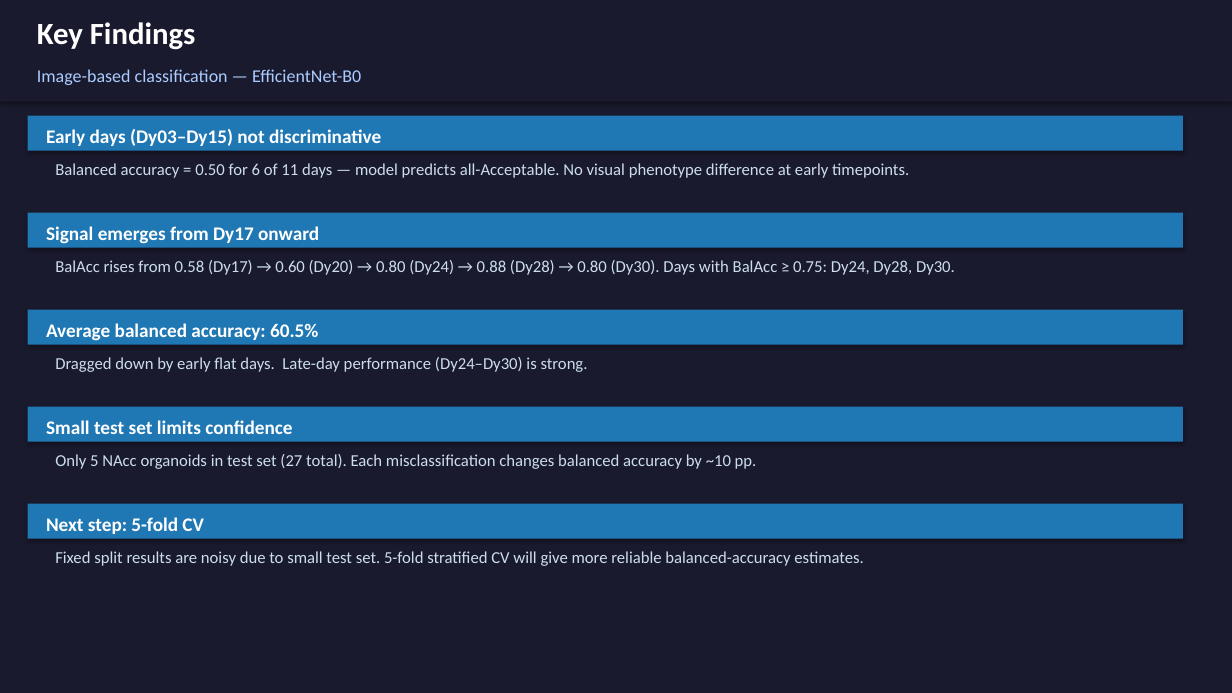
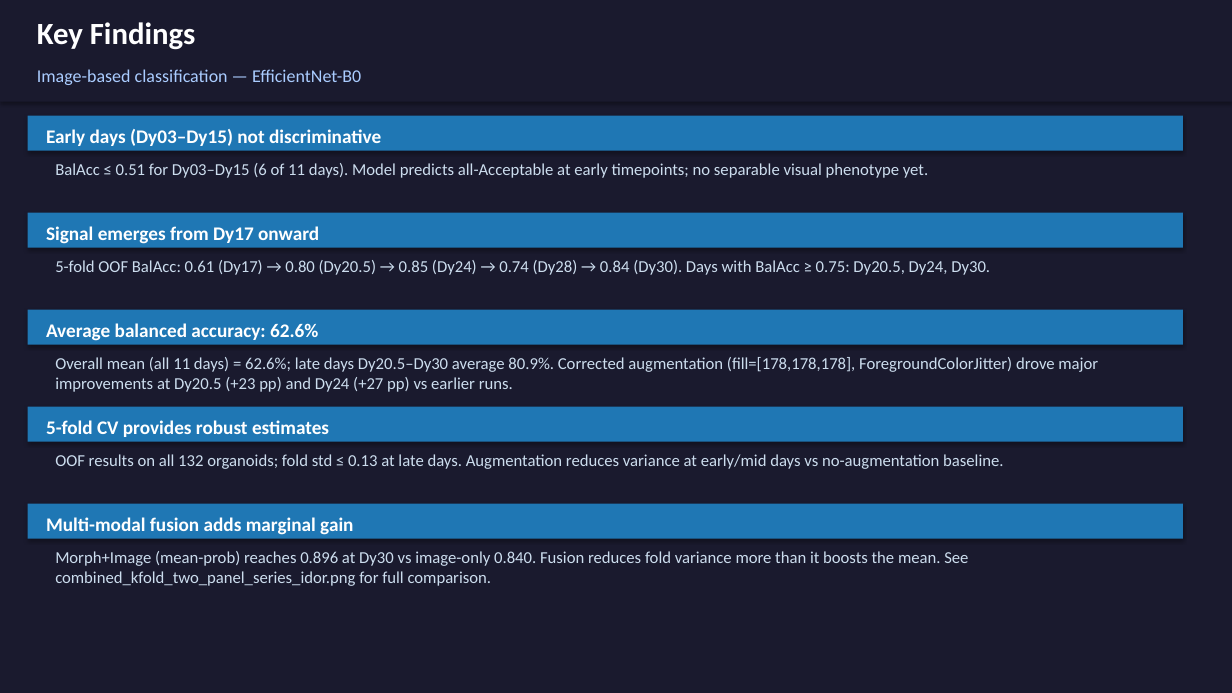
Before and after one commit to dsi-rse/2025-promega-mini-test, a slide deck: slide 9 of figures/image_classifier.pptx (slide 8 before the commit). Drawn at 1232x693 pixels with LibreOffice and Linux fonts; fonts in the diff are those of the drawing. Boxes give left, top, right and bottom in pixels: in the first picture for what was removed or moved away, otherwise in the second. Text is boxed around its words. In the diff, an @@ line names an element or a change of style, - is before the commit and + after.

```diff
--- a/figures/image_classifier.pptx
+++ b/figures/image_classifier.pptx
@@ text at [55, 163, 928, 178]: text changed @@
-Balanced accuracy = 0.50 for 6 of 11 days — model predicts all-Acceptable. No visual phenotype difference at early timepoints.
+BalAcc ≤ 0.51 for Dy03–Dy15 (6 of 11 days). Model predicts all-Acceptable at early timepoints; no separable visual phenotype yet.
@@ text at [55, 260, 990, 275]: text changed @@
-BalAcc rises from 0.58 (Dy17) → 0.60 (Dy20) → 0.80 (Dy24) → 0.88 (Dy28) → 0.80 (Dy30). Days with BalAcc ≥ 0.75: Dy24, Dy28, Dy30.
+5-fold OOF BalAcc: 0.61 (Dy17) → 0.80 (Dy20.5) → 0.85 (Dy24) → 0.74 (Dy28) → 0.84 (Dy30). Days with BalAcc ≥ 0.75: Dy20.5, Dy24, Dy30.
@@ text at [46, 323, 318, 341]: text changed @@
-Average balanced accuracy: 60.5%
+Average balanced accuracy: 62.6%
@@ text at [55, 357, 1098, 392]: text changed @@
-Dragged down by early flat days. Late-day performance (Dy24–Dy30) is strong.
+Overall mean (all 11 days) = 62.6%; late days Dy20.5–Dy30 average 80.9%. Corrected augmentation (fill=[178,178,178], ForegroundColorJitter) drove major improvements at Dy20.5 (+23 pp) and Dy24 (+27 pp) vs earlier runs.
@@ text at [46, 420, 329, 437]: text changed @@
-Small test set limits confidence
+5-fold CV provides robust estimates
@@ text at [55, 454, 1003, 469]: text changed @@
-Only 5 NAcc organoids in test set (27 total). Each misclassification changes balanced accuracy by ~10 pp.
+OOF results on all 132 organoids; fold std ≤ 0.13 at late days. Augmentation reduces variance at early/mid days vs no-augmentation baseline.
@@ text at [46, 517, 353, 535]: text changed @@
-Next step: 5-fold CV
+Multi-modal fusion adds marginal gain
@@ text at [55, 551, 968, 586]: text changed @@
-Fixed split results are noisy due to small test set. 5-fold stratified CV will give more reliable balanced-accuracy estimates.
+Morph+Image (mean-prob) reaches 0.896 at Dy30 vs image-only 0.840. Fusion reduces fold variance more than it boosts the mean. See combined_kfold_two_panel_series_idor.png for full comparison.
```
Also in this commit, not shown: 6 other slides changed, 1 slide added, 5 other files.
